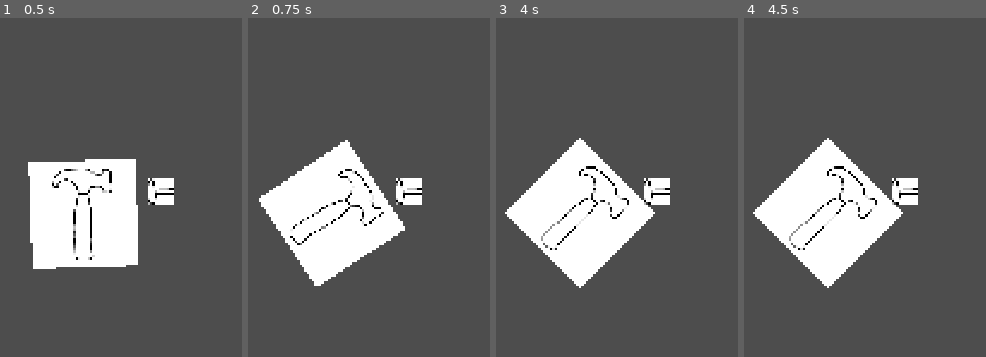
Above: before the commit, frames 1-4 (left to right).
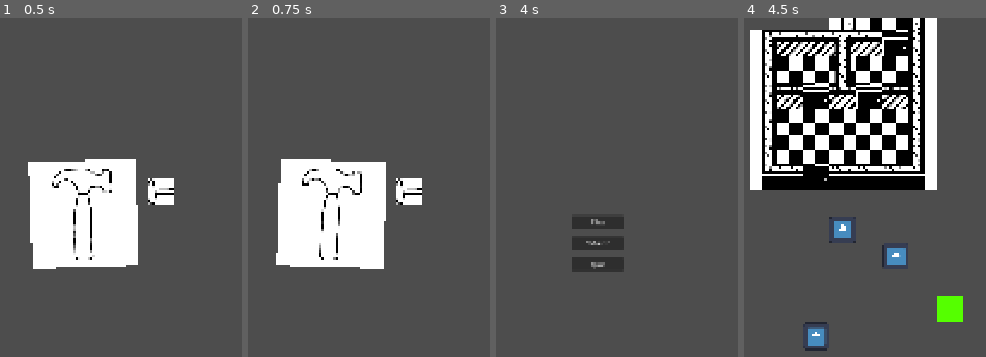
Above: after the commit, the same moments.

Repository: nickdowning16-ops/forgetful-handyman
Game: Godot game, scene res://Scenes/QTEs/QTE_hammer_nail.tscn
Same seed, same stepped clock (60 frames per second), same inputs: the game is played once before the commit and once after it. This scene is started directly instead of the project's main scene. The engine's default icon, where the game draws it, is replaced by a stand-in: a white triangle on a blue panel in a dark square.
Inputs (mouse positions are in pixels of both pictures, inside the frame that each line leads up to):
- Up to frame 1 (0.5 s): no input
- Up to frame 2 (0.75 s): tap Enter (ui_accept) at 0.5 s; move the mouse to (outside the picture) at 0.52 s; hold Right (ui_right) from 0.53 s (still down); tap Space (open_QTE) at 0.6 s
- Up to frame 3 (4 s): tap Enter (ui_accept) at 0.77, 1.07, 1.52, 1.55, 1.82, 2, 2.1, 2.75, 3.02, 3.32, 3.5, 3.77, 3.8 s; tap P (swing_hammer, bound only after the commit) at 0.8, 1.35, 3.05, 3.6 s; move the mouse to (outside the picture) at 1.27 s; release Right (ui_right) at 1.28 s; hold Down (ui_down) 1.28-2.03 s; move the mouse to (677, 143) at 2.02 s; hold Right (ui_right) 2.03-2.78 s; tap Space (open_QTE) at 2.3, 2.85 s; move the mouse to (558, 333) at 2.77 s; hold Up (ui_up) 2.78-3.53 s; move the mouse to (outside the picture) at 3.52 s; hold Left (ui_left) from 3.53 s (still down)
- Up to frame 4 (4.5 s): tap Enter (ui_accept) at 4.07 s; release Left (ui_left) at 4.25 s; click (845, 241) at 4.25 s, where only the run after the commit has a clickable "'Main'"

Frame 1 is identical in both runs. In frame 2, 5.8% of the frame differs, in the area x 4-65%, y 35-80%; in frame 3, 15%; in frame 4, 50%, in the area x 2-91%, y 0-99%.
Error after the commit: Invalid call. Nonexistent function 'queue_free' in base 'Nil'. (res://Scripts/UI/QTE_manager.gd:34)

Commit message:
a really doodoo loop

Diff:
--- a/Scripts/QTE/QTE_hammer_nail.gd
+++ b/Scripts/QTE/QTE_hammer_nail.gd
@@ -27,10 +27,10 @@
 
 	if time_elapsed >= total_time:
 		# ran out the whole timer without pressing at all
-		# fail_qte()
+		QTE_Manager.failed_QTE()
 		return
 
-	if Input.is_action_just_pressed("ui_accept"):
+	if Input.is_action_just_pressed("swing_hammer"):
 		attempt_swing()
 
 func start_idle_vibration():
@@ -43,16 +43,12 @@
 	has_swung = true
 	idle_tween.kill()  # stop vibration immediately
 
-	var in_window = time_elapsed >= hit_window_start and time_elapsed <= hit_window_end
-
-	# play anim for t/f ^
-	if in_window:
+	if time_elapsed >= hit_window_start and time_elapsed <= hit_window_end:
 		good_swing()
 	else:
 		bad_swing()
 
 func good_swing():
-	print("good")
 	$Hammer.rotation = base_rotation
 	var swing_tween = create_tween()
 	swing_tween.set_ease(Tween.EASE_OUT)
@@ -62,15 +58,18 @@
 	swing_tween.tween_property($Hammer, "rotation", base_rotation - deg_to_rad(30), 0.1)
 	swing_tween.tween_property($Hammer, "rotation", base_rotation + deg_to_rad(60), 0.15)
 
+	QTE_Manager.passed_QTE()
+
 func bad_swing():
-	print("bad")
 	$Hammer.rotation = base_rotation
 	var tween = create_tween()
 	tween.set_ease(Tween.EASE_OUT)
 	tween.set_trans(Tween.TRANS_BACK)
 
-	# wind up the same way, but overshoot/glance off at a skewed angle,
+	# wind up but overshoot at a skewed angle
 	# like it clipped the nail sideways instead of striking true
 	tween.tween_property($Hammer, "rotation", base_rotation - deg_to_rad(30), 0.1)
-	tween.tween_property($Hammer, "rotation", base_rotation + deg_to_rad(75), 0.12)  # overshoots further
-	tween.tween_property($Hammer, "rotation", base_rotation + deg_to_rad(45), 0.08)  # bounces back off, glancing
+	tween.tween_property($Hammer, "rotation", base_rotation + deg_to_rad(75), 0.12)
+	tween.tween_property($Hammer, "rotation", base_rotation + deg_to_rad(45), 0.08)
+
+	QTE_Manager.failed_QTE()
--- a/Scripts/Sandbox.gd
+++ b/Scripts/Sandbox.gd
@@ -5,5 +5,6 @@
 
 func _process(delta):
 	if Input.is_action_just_pressed("open_QTE"): # temp
-		QTE_Manager.open_QTE()
+		#QTE_Manager.open_QTE()
+		pass
 	pass
--- a/Scripts/UI/QTE_UI.gd
+++ b/Scripts/UI/QTE_UI.gd
@@ -1,8 +1,8 @@
 extends Control
 @onready var time_bar = $BackgroundPanel/WindowPanel/WindowVBoxContainer/UpperWindow/UpperVBoxContainer/TimeBar
 
-var starting_time
-var time_left
+var starting_time = 0
+var time_left = 0
 
 func get_event_container():
 	return $BackgroundPanel/WindowPanel/WindowVBoxContainer/LowerWindow
--- a/Scripts/UI/QTE_manager.gd
+++ b/Scripts/UI/QTE_manager.gd
@@ -10,13 +10,25 @@
 	pass
 
 # take in an instance of the event to attach?
-func open_QTE():
+func open_QTE(parentUI):
 	QTE_inst = QTEUI.instantiate()
-	get_tree().root.add_child(QTE_inst)
+	parentUI.add_child(QTE_inst)
 	QTE_inst.init(10)
 
 	# TEMP
 	QTE_inst.get_event_container().add_child(temp_QTE.instantiate())
 
+func passed_QTE():
+	print("you passed... thats it")
+	await get_tree().create_timer(3).timeout
+	complete_QTE()
+	pass
+
+func failed_QTE():
+	await get_tree().create_timer(3).timeout
+	Game_Manager.lose_life()
+	complete_QTE()
+	pass
+
 func complete_QTE():
 	QTE_inst.queue_free()
--- a/Scripts/game_manager.gd
+++ b/Scripts/game_manager.gd
@@ -1,5 +1,7 @@
 extends Node
-var lives = 3
+
+@export var lives = 1
+
 var available_tasks
 var task_order
 
@@ -14,3 +16,15 @@
 	# timer?
 	# show prelevel UI (day 1, alloted time, number of tasks, etc)
 	pass
+
+func lose_life():
+	print("losing a life...")
+	lives -= 1
+
+	if lives == 0:
+		print("game over")
+		get_tree().change_scene_to_file("res://UI/Scenes/main_menu.tscn") # temp
+		# TODO play death
+	else:
+		# TODO play anim of losing a life from bar or something
+		pass
--- a/main.gd
+++ b/main.gd
@@ -1,6 +1,6 @@
 extends Node2D
 
-@onready var choice = %Window
+#@onready var choice = %Window
 
 @onready var loop_selector = preload("res://UI/Thought Loops/loop_mod_selector.tscn")
 var loop_selector_inst
@@ -21,3 +21,7 @@
 	#$problem/loop3.hide()
 
 	loop_selector_inst.queue_free()
+
+func _on_qte_spawner_area_entered(area):
+	print("hi")
+	QTE_Manager.open_QTE($CanvasLayer)
--- a/main.tscn
+++ b/main.tscn
@@ -68,6 +68,9 @@
 [sub_resource type="RectangleShape2D" id="RectangleShape2D_paldn"]
 size = Vector2(64, 64)
 
+[sub_resource type="RectangleShape2D" id="RectangleShape2D_hkagk"]
+size = Vector2(60, 62)
+
 [node name="main" type="Node2D" unique_id=256242160]
 script = ExtResource("1_lquwl")
 
@@ -122,5 +125,20 @@
 visible = false
 position = Vector2(192, -128)
 
+[node name="QTESpawner" type="Area2D" parent="." unique_id=1633632283]
+position = Vector2(0, 320)
+
+[node name="Sprite2D" type="Sprite2D" parent="QTESpawner" unique_id=273046014]
+position = Vector2(1, 0)
+scale = Vector2(0.5, 0.5)
+texture = ExtResource("2_0xm2m")
+
+[node name="CollisionShape2D" type="CollisionShape2D" parent="QTESpawner" unique_id=775257813]
+position = Vector2(1, 0)
+shape = SubResource("RectangleShape2D_hkagk")
+
+[node name="CanvasLayer" type="CanvasLayer" parent="." unique_id=1453521401]
+
 [connection signal="area_entered" from="problem" to="." method="_on_problem_area_entered"]
 [connection signal="area_exited" from="problem" to="." method="_on_problem_area_exited"]
+[connection signal="area_entered" from="QTESpawner" to="." method="_on_qte_spawner_area_entered"]
--- a/project.godot
+++ b/project.godot
@@ -65,6 +65,11 @@
 "events": [Object(InputEventKey,"resource_local_to_scene":false,"resource_name":"","device":16,"window_id":0,"alt_press …(190 unchanged characters)…
 ]
 }
+swing_hammer={
+"deadzone": 0.2,
+"events": [Object(InputEventKey,"resource_local_to_scene":false,"resource_name":"","device":-1,"window_id":0,"alt_pressed":false,"shift_pressed":false,"ctrl_pressed":false,"meta_pressed":false,"pressed":false,"keycode":0,"physical_keycode":80,"key_label":0,"unicode":112,"location":0,"echo":false,"script":null)
+]
+}
 
 [physics]
 
